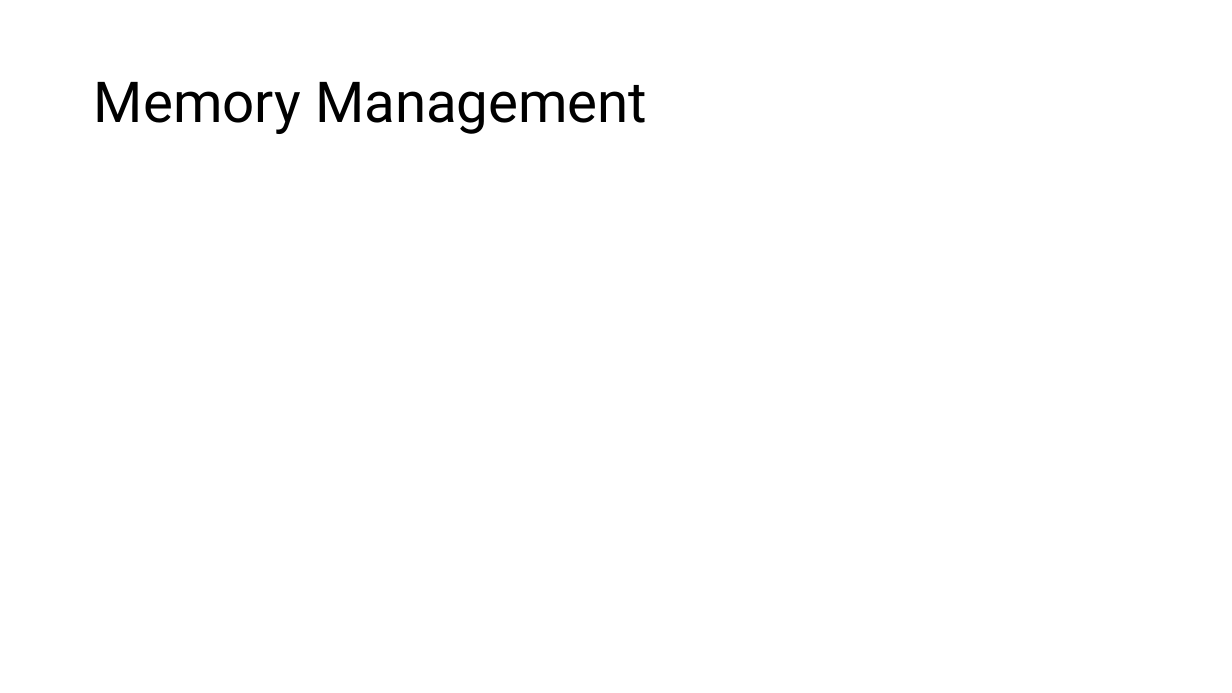
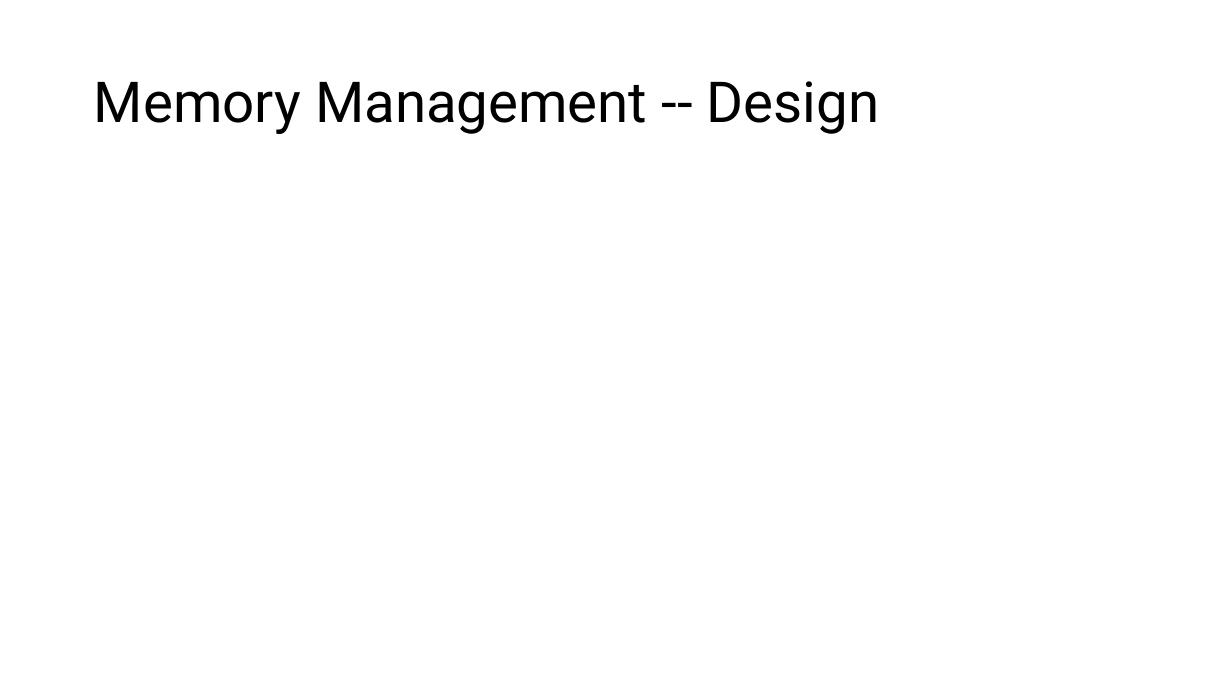
Before and after one commit to HaseebLUMS/Onyx-Presentation, a slide deck: slide 20 of DiffKV MLSys Seminar.pptx (slide 19 before the commit). Drawn at 1232x693 pixels with LibreOffice and Linux fonts; fonts in the diff are those of the drawing. Boxes give left, top, right and bottom in pixels: in the first picture for what was removed or moved away, otherwise in the second. Text is boxed around its words. In the diff, an @@ line names an element or a change of style, - is before the commit and + after.

Commit message:
add new presentation

```diff
--- a/DiffKV MLSys Seminar.pptx
+++ b/DiffKV MLSys Seminar.pptx
@@ title at <box>94,81,880,134</box>: text changed @@
-Memory Management
+Memory Management -- Design
```
Also in this commit, not shown: 1 slide added.
